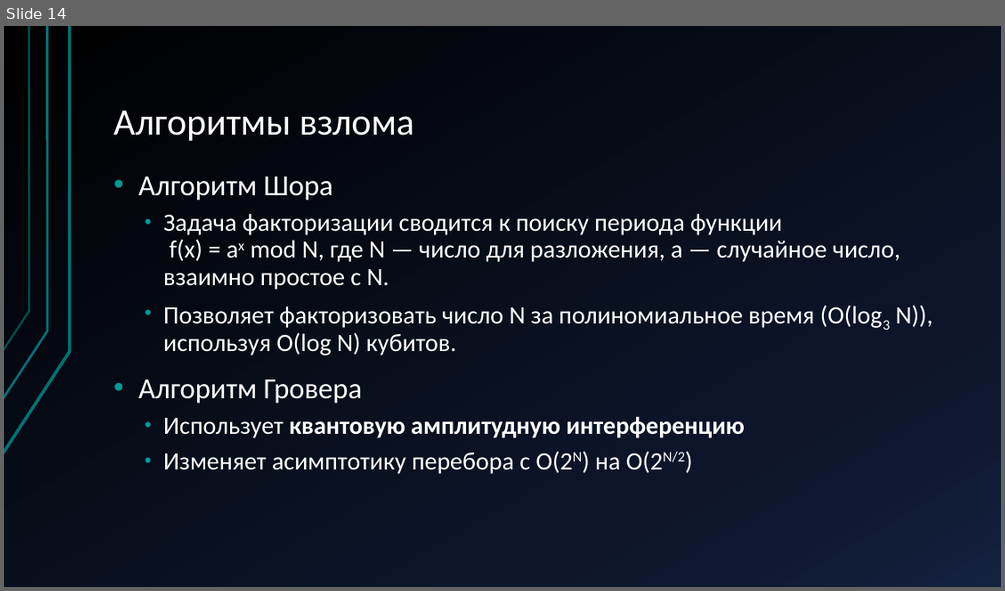
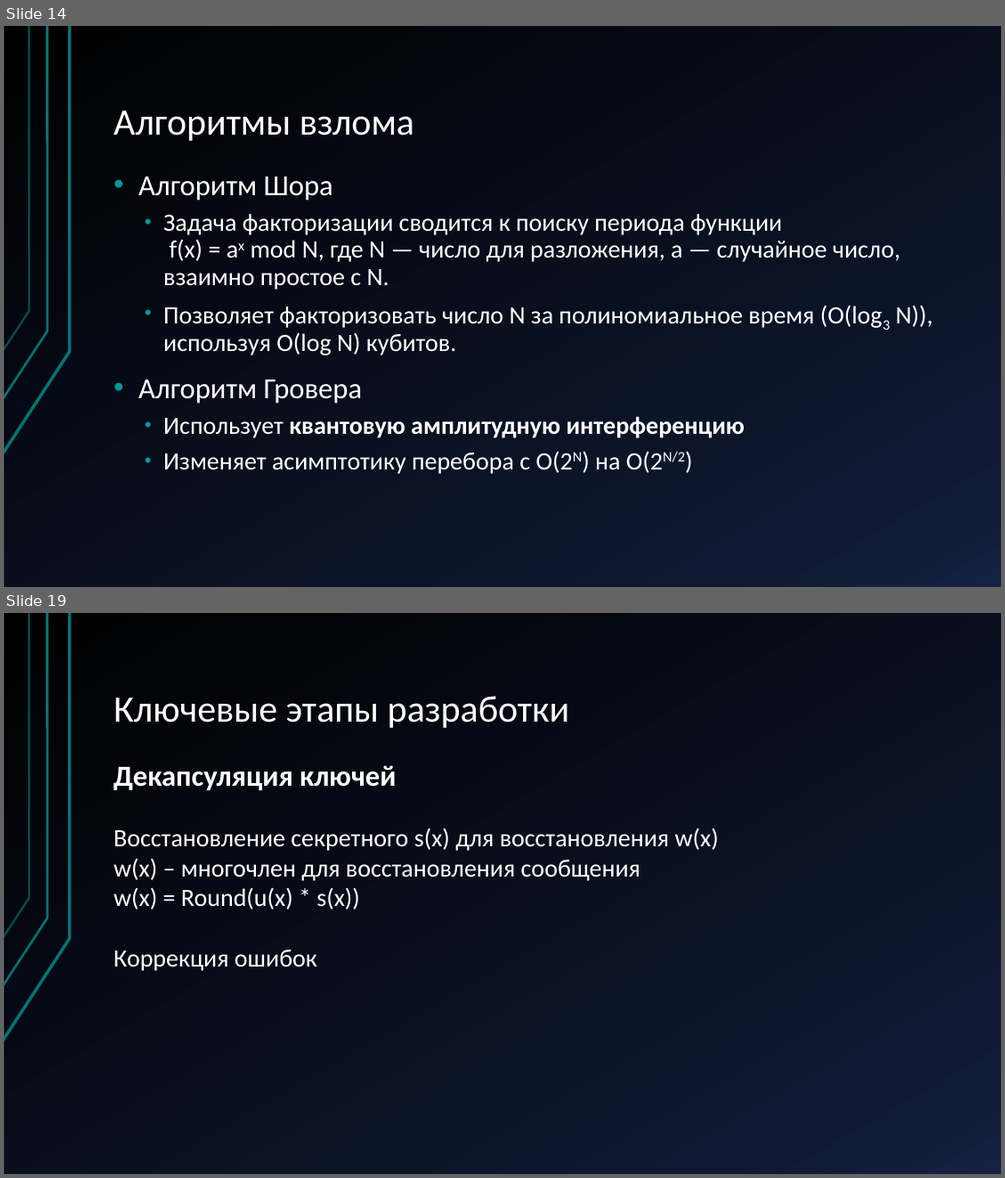
Before and after one commit to Terexi110/Teory, a slide deck: Постквантовая криптография KEM на решётках.pptx. Shown one above the other, each under a label of ours: slide 14 before the commit, slides 14 and 19 after it; the slides between them are not shown. The pictures are 1005x591 and 1005x1178 pixels, drawn with LibreOffice and Linux fonts; fonts in the diff are those of the drawing. Boxes give left, top, right and bottom in pixels: in the first picture for what was removed or moved away, otherwise in the second. Text is boxed around its words. In the diff, an @@ line names an element or a change of style, - is before the commit and + after.

```diff
--- a/Постквантовая криптография KEM на решётках.pptx
+++ b/Постквантовая криптография KEM на решётках.pptx
@@ slide 19 added at bbox=[4, 613, 1001, 1174], background gradient #000000 to #0E1830 to #142141; not listed: 3 template elements that a slide beside it also shows @@
@@ title added at bbox=[113, 696, 570, 728], 36 pt, text #FFFFFF @@
+Ключевые этапы разработки
@@ text added at bbox=[113, 765, 719, 971], 24 pt, text #FFFFFF @@
+Декапсуляция ключей
+Восстановление секретного s(x) для восстановления w(x)
+w(x) – многочлен для восстановления сообщения
+w(x) = Round(u(x) * s(x))
+Коррекция ошибок
```
Also in this commit, not shown: 1 slide changed, 6 other slides added, 1 slide removed.
